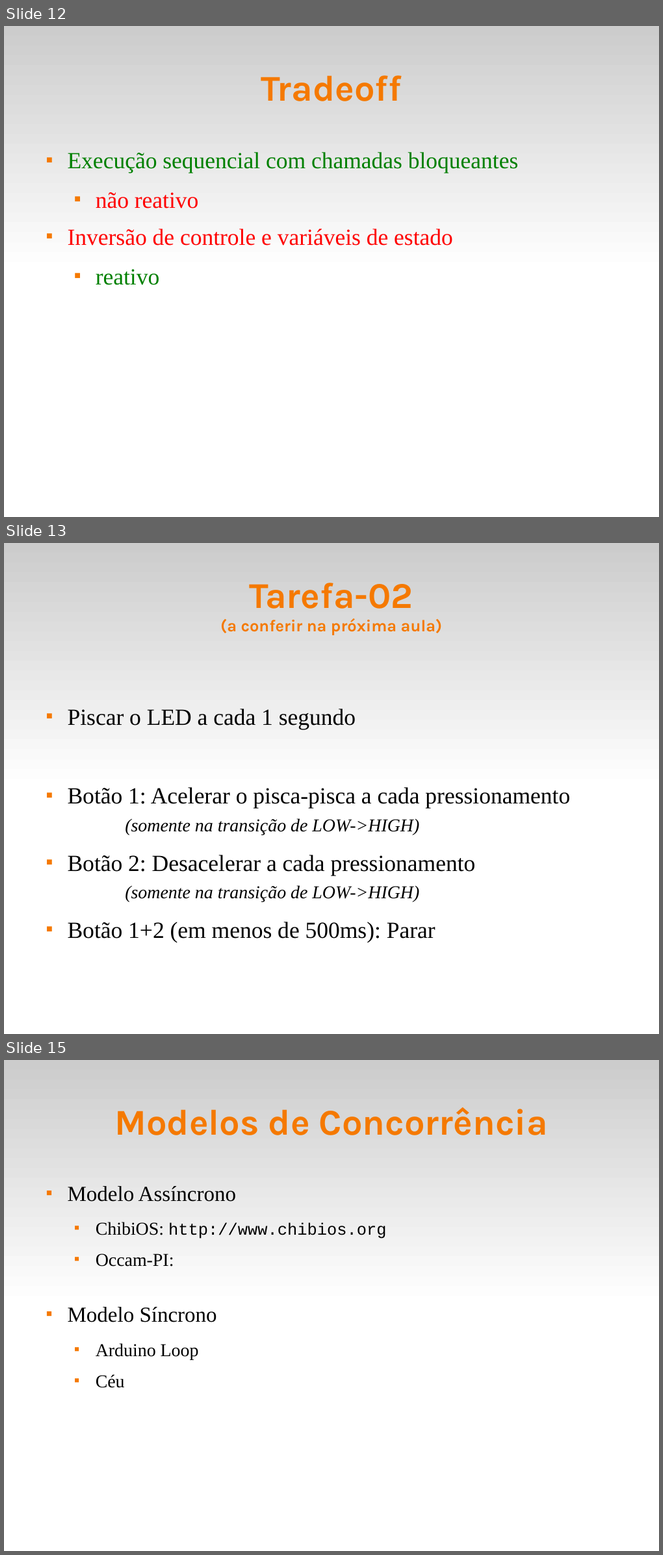
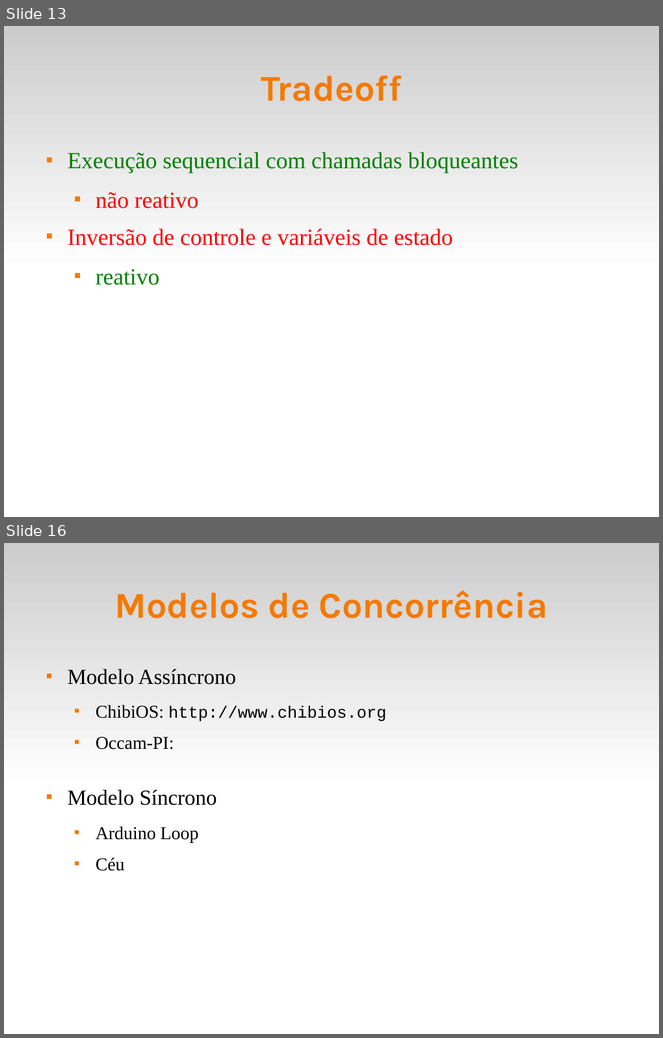
Before and after one commit to fsantanna-uerj/reativos, a slide deck: slides/02_arduino.odp. Shown one above the other, each under a label of ours: slides 12, 13 and 15 before the commit, slides 13 and 16 after it; the slides between them are not shown. The pictures are 663x1555 and 663x1038 pixels, drawn with LibreOffice and Linux fonts; fonts in the diff are those of the drawing. Boxes give left, top, right and bottom in pixels: in the first picture for what was removed or moved away, otherwise in the second. Text is boxed around its words. In the diff, an @@ line names an element or a change of style, - is before the commit and + after.

```diff
--- a/slides/02_arduino.odp
+++ b/slides/02_arduino.odp
@@ slide 13 removed at [4, 543, 659, 1034], background #FFFFFF; not listed: 1 template element that a slide beside it also shows @@
@@ title removed at [220, 583, 443, 635] @@
-Tarefa-02
-(a conferir na próxima aula)
@@ text removed at [68, 709, 570, 943] @@
-■ Piscar o LED a cada 1 segundo
-■ Botão 1: Acelerar o pisca-pisca a cada pressionamento (somente na transição de LOW->HIGH)
-■ Botão 2: Desacelerar a cada pressionamento (somente na transição de LOW->HIGH)
-■ Botão 1+2 (em menos de 500ms): Parar
@@ what was slide 12 is now slide 13 @@
@@ what was slide 15 is now slide 16 @@
```
Also in this commit, not shown: 3 slides changed, 2 slides added, 2 other slides removed, 6 other files.
